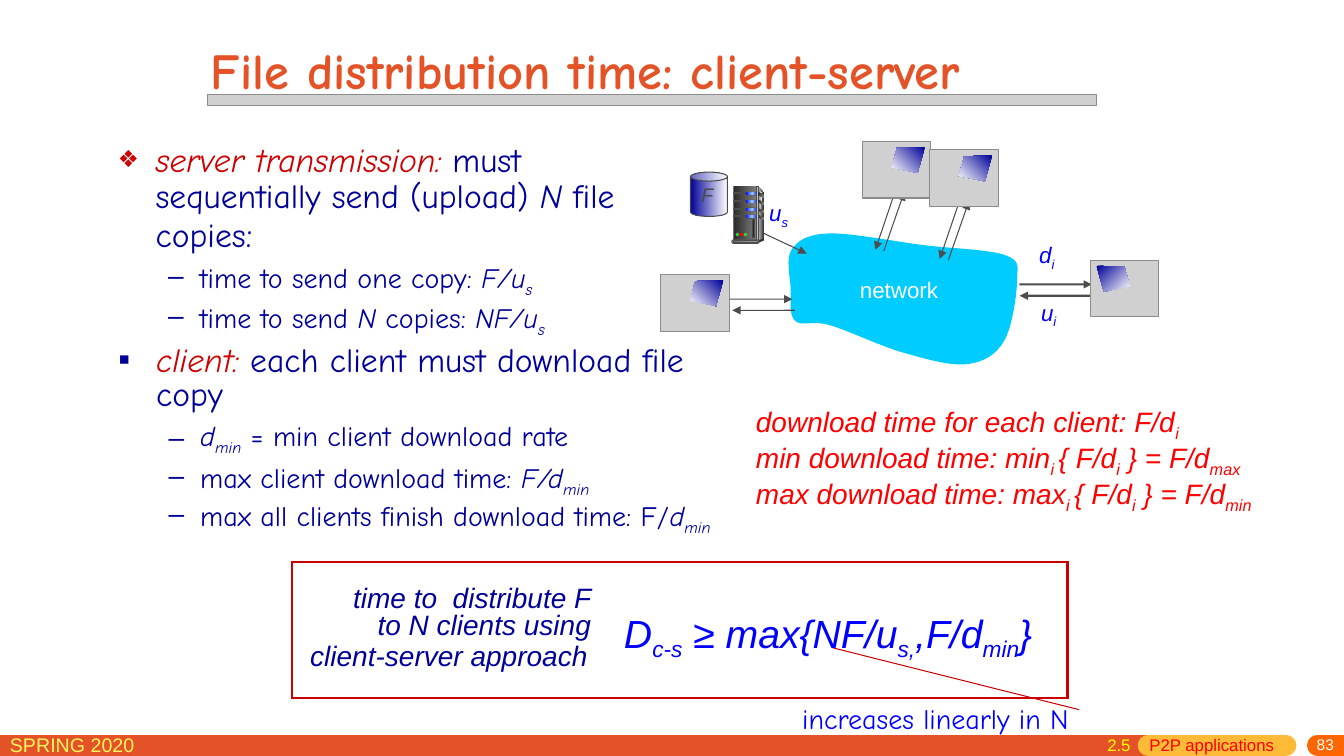
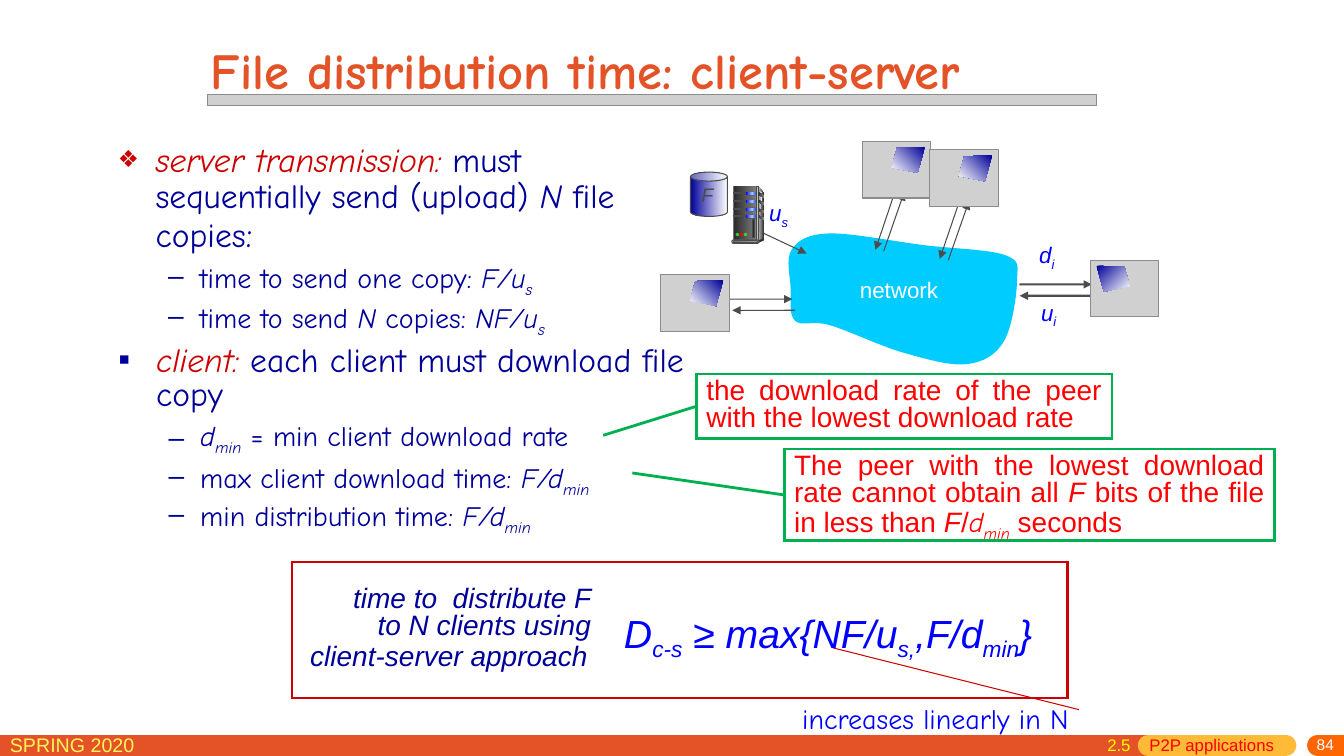
Before and after one commit to network-distributed/presentations, a slide deck: slide 84 of chapter2.pptx (slide 83 before the commit). Drawn at 1344x756 pixels with LibreOffice and Linux fonts; fonts in the diff are those of the drawing; grey boxes stand for pictures. Boxes give left, top, right and bottom in pixels: in the first picture for what was removed or moved away, otherwise in the second. Text is boxed around its words. In the diff, an @@ line names an element or a change of style, - is before the commit and + after.

```diff
--- a/chapter2.pptx
+++ b/chapter2.pptx
@@ rectangle "the download rate of the ...": place and size @@
-rectangle "the download rate of the ..." at [756,411,1174,433]
+rectangle "the download rate of the ..." at [697,374,1112,439]
@@ rectangle "the download rate of the ..." at [697,374,1112,439]: outline none to #00B050 2 pt @@
@@ text in rectangle at [706,379,1101,428]: text changed; italic off @@
-download time for each client: F/di
+the download rate of the peer with the lowest download rate
@@ line added from (603, 436) to (697, 406), #00B050 2 pt @@
@@ text removed at [756,447,1209,469] @@
-min download time: mini { F/di } = F/dmax
@@ line added from (632, 473) to (784, 495), #00B050 2 pt @@
@@ rectangle added at [784,450,1274,541], outline #00B050 2 pt, 20 pt, text #FF0000 @@
+The peer with the lowest download rate cannot obtain all F bits of the file in less than F/dmin seconds
@@ text at [200,506,505,527]: text changed @@
-  – max all clients finish download time: F/dmin
+  – min distribution time: F/dmin
@@ text removed at [756,483,1225,505] @@
-max download time: maxi { F/di } = F/dmin
@@ page number at [1317,739,1334,750]: text changed @@
-83
+84
```
Also in this commit, not shown: 18 other slides changed, 1 slide added, 1 other file.
